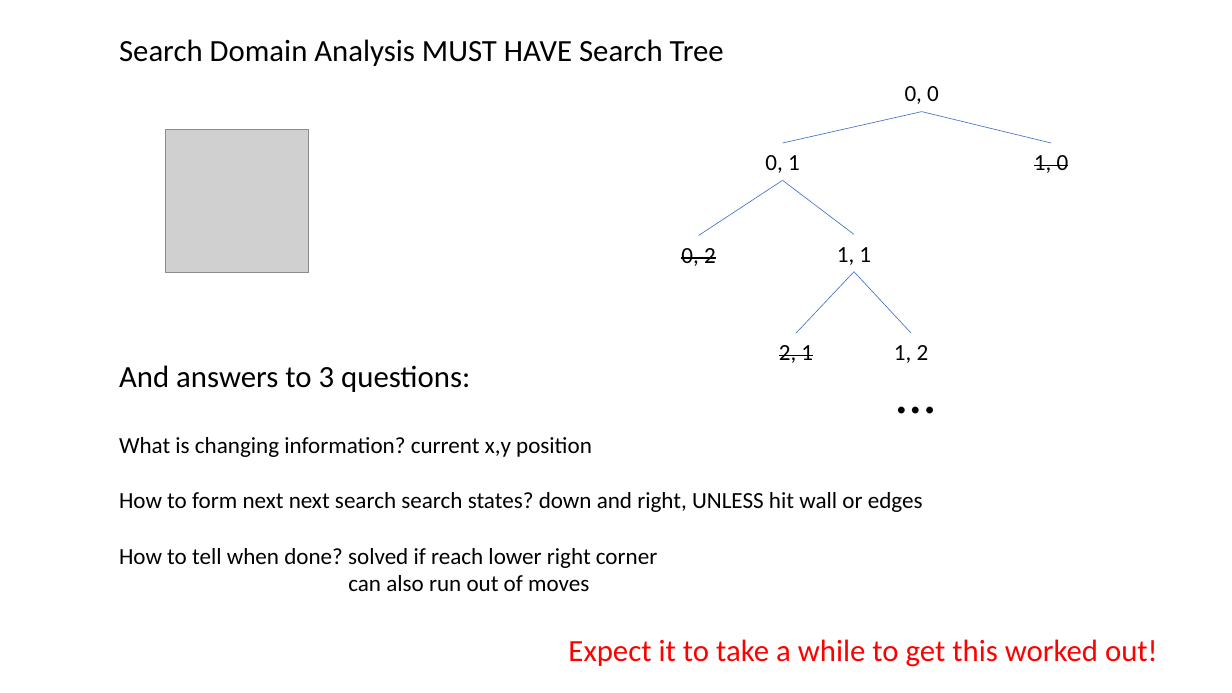
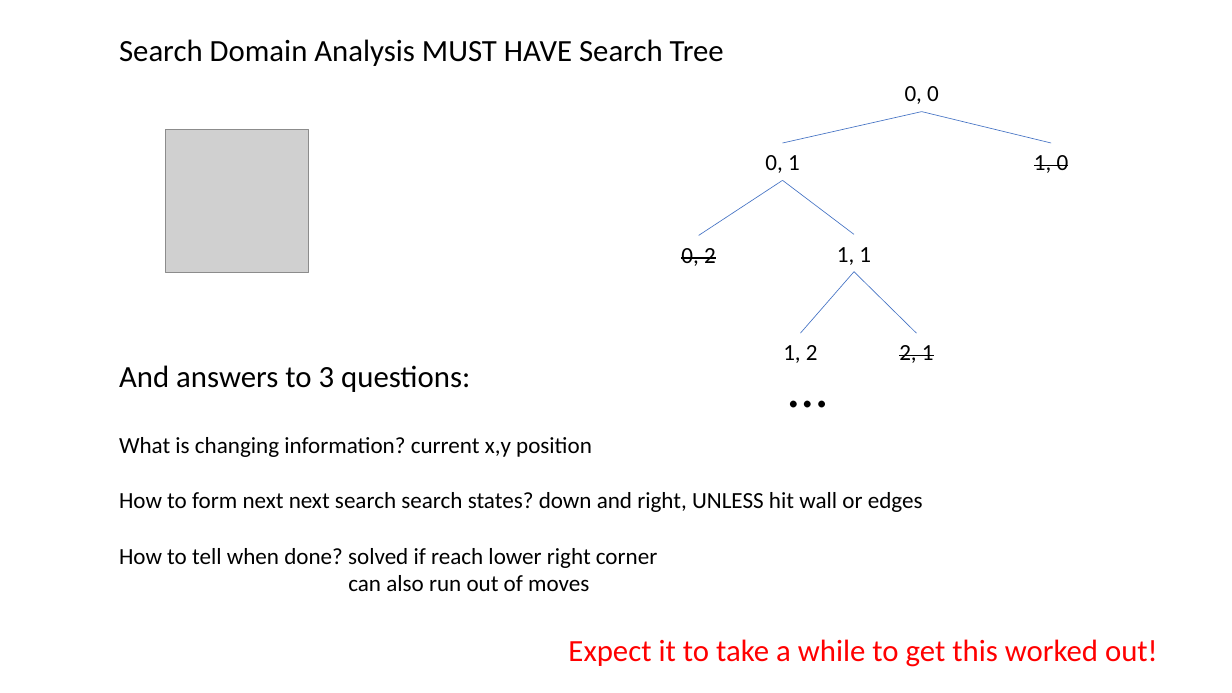
Before and after one commit to GregorKiczales/spd-materials, a slide deck: slide 10 of instructor/l16/l16-pad.pptx (slide 9 before the commit). Drawn at 1232x693 pixels with LibreOffice and Linux fonts; fonts in the diff are those of the drawing; grey boxes stand for pictures. Boxes give left, top, right and bottom in pixels: in the first picture for what was removed or moved away, otherwise in the second. Text is boxed around its words. In the diff, an @@ line names an element or a change of style, - is before the commit and + after.

```diff
--- a/instructor/l16/l16-pad.pptx
+++ b/instructor/l16/l16-pad.pptx
@@ line moved from (854, 272) - (797, 334) to (854, 272) - (800, 334) @@
@@ line moved from (854, 272) - (911, 334) to (854, 272) - (917, 334) @@
@@ text "1, 2" moved from (x1=894, y1=345, x2=929, y2=363) to (x1=783, y1=345, x2=818, y2=363) @@
@@ text "…" moved from (x1=887, y1=353, x2=1019, y2=431) to (x1=779, y1=347, x2=911, y2=424) @@
@@ text "2, 1" moved from (x1=779, y1=345, x2=813, y2=363) to (x1=899, y1=345, x2=934, y2=363) @@
```
Also in this commit, not shown: 6 other slides changed, 2 slides added, 1 slide removed, 15 other files.
